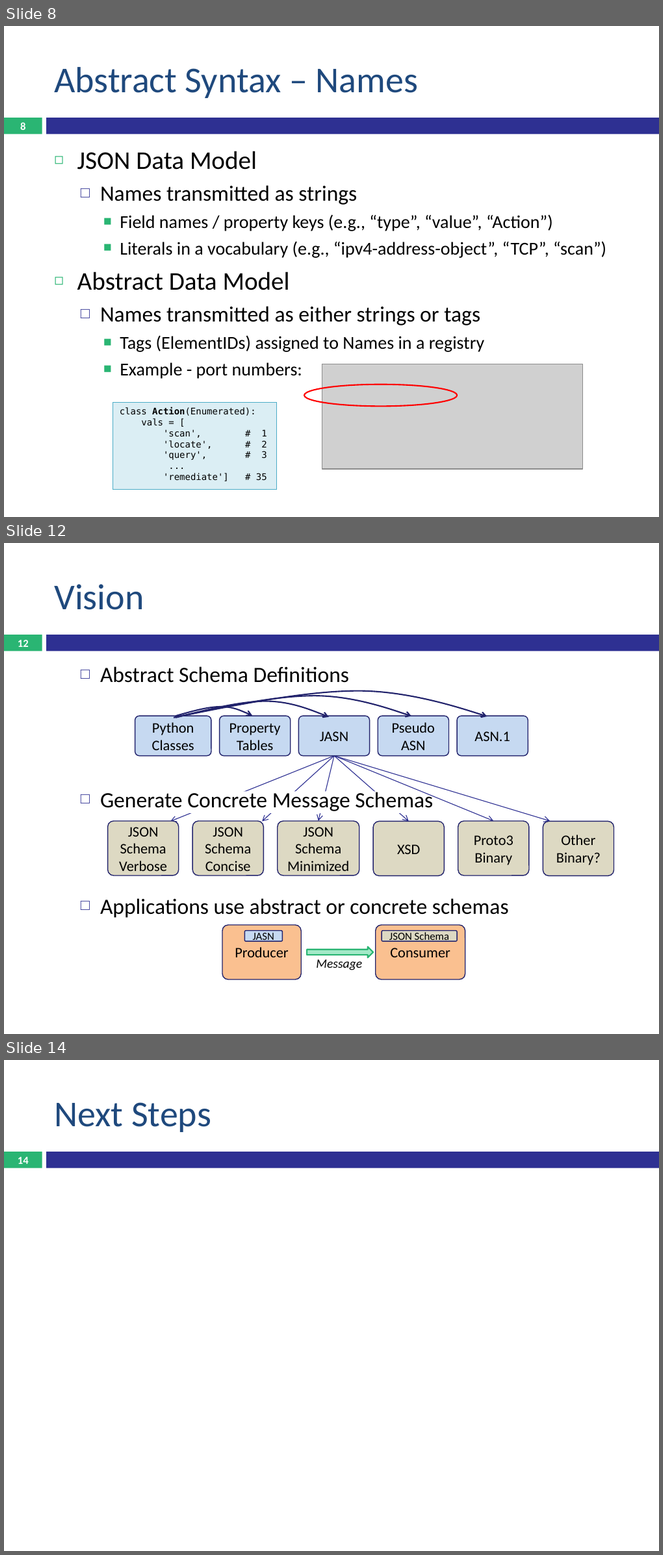
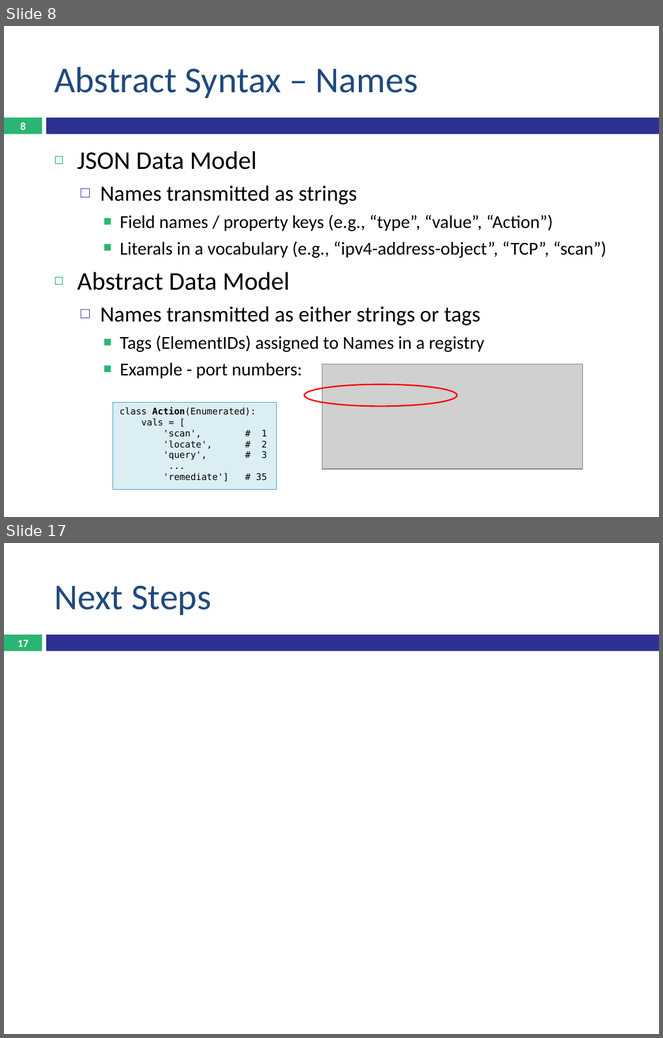
Before and after one commit to OpenC2-org/openc2-davaya, a slide deck: devel/OpenC2 Schema.pptx. Shown one above the other, each under a label of ours: slides 8, 12 and 14 before the commit, slides 8 and 17 after it; the slides between them are not shown. The pictures are 663x1555 and 663x1038 pixels, drawn with LibreOffice and Linux fonts; fonts in the diff are those of the drawing; grey boxes stand for pictures. Boxes give left, top, right and bottom in pixels: in the first picture for what was removed or moved away, otherwise in the second. Text is boxed around its words. In the diff, an @@ line names an element or a change of style, - is before the commit and + after.

Commit message:
JASN description

```diff
--- a/devel/OpenC2 Schema.pptx
+++ b/devel/OpenC2 Schema.pptx
@@ slide 12 removed at (4, 543, 659, 1034), background #FFFFFF; not listed: 2 template elements that a slide beside it also shows @@
@@ title removed at (54, 584, 144, 610) @@
-Vision
@@ page number removed at (18, 640, 29, 647) @@
-12
@@ text removed at (100, 667, 509, 918) @@
-  □ Abstract Schema Definitions
-  □ Generate Concrete Message Schemas
-  □ Applications use abstract or concrete schemas
@@ freeform shape removed at (174, 691, 488, 718) @@
@@ freeform shape removed at (176, 696, 412, 717) @@
@@ rounded rectangle removed at (135, 716, 211, 756) @@
-Python Classes
@@ freeform shape removed at (176, 707, 252, 716) @@
@@ freeform shape removed at (176, 702, 329, 718) @@
@@ rounded rectangle removed at (220, 716, 290, 756) @@
-Property Tables
@@ rounded rectangle removed at (299, 716, 369, 756) @@
-JASN
@@ rounded rectangle removed at (378, 716, 449, 756) @@
-Pseudo ASN
@@ rounded rectangle removed at (458, 716, 528, 756) @@
-ASN.1
@@ arrow removed from (334, 756) to (170, 821) @@
@@ arrow removed from (334, 756) to (262, 821) @@
@@ arrow removed from (334, 756) to (319, 821) @@
@@ arrow removed from (334, 756) to (409, 821) @@
@@ arrow removed from (334, 756) to (493, 821) @@
@@ arrow removed from (334, 756) to (550, 821) @@
@@ rectangle removed at (20, 791, 414, 813) @@
@@ rounded rectangle removed at (107, 821, 178, 876) @@
-JSON Schema Verbose
@@ rounded rectangle removed at (192, 821, 263, 876) @@
-JSON Schema Concise
@@ rounded rectangle removed at (277, 821, 359, 876) @@
-JSON Schema Minimized
@@ rounded rectangle removed at (374, 821, 444, 876) @@
-XSD
@@ rounded rectangle removed at (458, 821, 529, 876) @@
-Proto3 Binary
@@ rounded rectangle removed at (544, 821, 614, 876) @@
-Other Binary?
@@ rounded rectangle removed at (222, 925, 301, 979) @@
-Producer
@@ rounded rectangle removed at (244, 931, 282, 941) @@
-JASN
@@ rounded rectangle removed at (376, 925, 466, 979) @@
-Consumer
@@ rounded rectangle removed at (382, 931, 458, 941) @@
-JSON Schema
@@ right arrow removed at (307, 947, 373, 958) @@
@@ text removed at (316, 960, 362, 971) @@
-Message
@@ what was slide 14 is now slide 17 @@
@@ page number at (18, 640, 29, 647): text changed @@
-14
+17
```
Also in this commit, not shown: 4 slides changed, 4 slides added.
